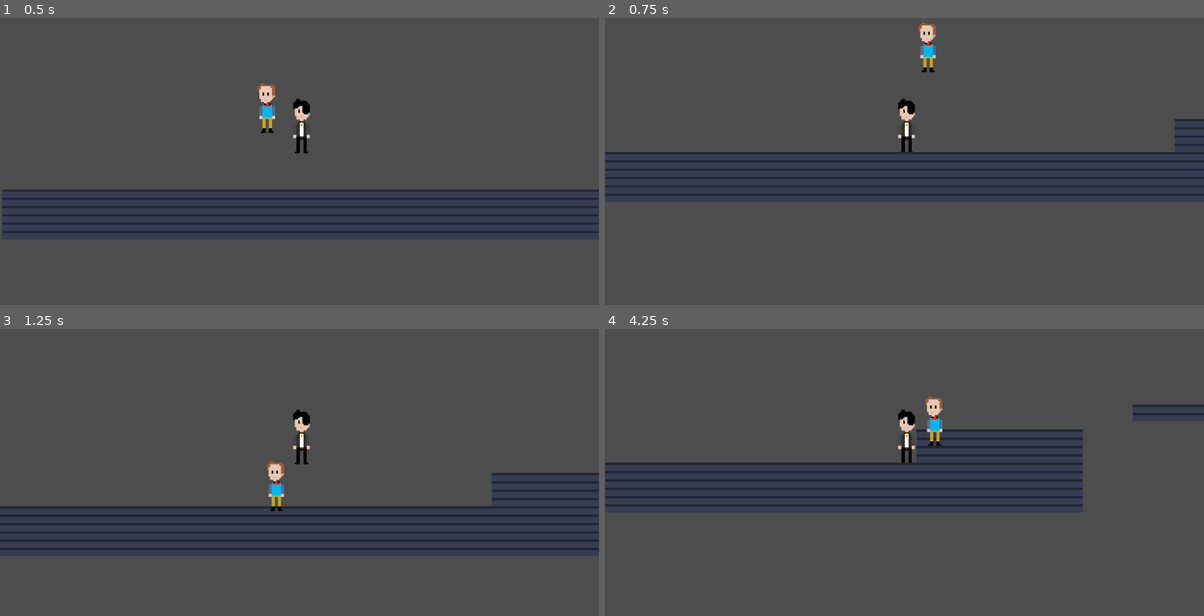
Above: before the commit, frames 1-4 (two rows, left to right).
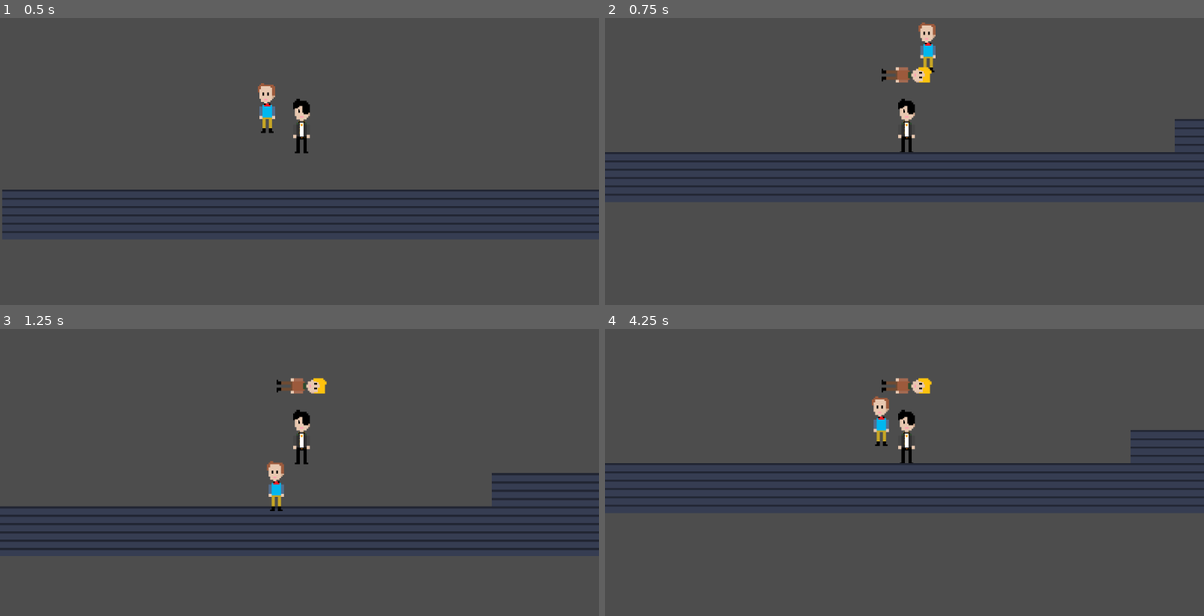
Above: after the commit, the same moments.

Repository: Jacob-Hawksley/Daydream-Game
Game: Godot game, scene res://main.tscn
Same seed, same stepped clock (60 frames per second), same inputs: the game is played once before the commit and once after it. The engine's default icon, where the game draws it, is replaced by a stand-in: a white triangle on a blue panel in a dark square.
Inputs:
- Up to frame 1 (0.5 s): no input
- Up to frame 2 (0.75 s): tap Enter at 0.5 s; hold D (right) from 0.53 s (still down); tap Z (grabthrow, bound only after the commit) at 0.6 s
- Up to frame 3 (1.25 s): keep holding D (right); tap Space (jump) at 0.77 s
- Up to frame 4 (4.25 s): tap X (sacrifice) at 1.35, 3.6 s; tap Space (jump) at 1.52, 3.02, 3.77 s; tap Z (grabthrow, bound only after the commit) at 1.55, 2.1, 2.85, 3.8 s; release D (right) at 2.03 s; hold A (left) 2.03-2.78 s; hold D (right) from 2.78 s (still down)

Frame 1 is identical in both runs. In frame 2, 0.3% of the frame differs, in the area x 46-55%, y 16-23%; in frame 3, 0.3%; in frame 4, 4.0%, in the area x 0-100%, y 16-63%.

Commit message:
Steve grab

Diff:
--- a/new-game-project/friend.gd
+++ b/new-game-project/friend.gd
@@ -24,3 +24,7 @@
 func move(pos):
 	await get_tree().create_timer(0.5).timeout
 	position = pos
+
+
+func _on_grab_body_entered(body: Node2D) -> void:
+	pass # Replace with function body.
--- /dev/null
+++ b/new-game-project/grab.gd
@@ -0,0 +1 @@
+extends Area2D
--- a/new-game-project/project.godot
+++ b/new-game-project/project.godot
@@ -45,6 +45,11 @@
 "events": [Object(InputEventKey,"resource_local_to_scene":false,"resource_name":"","device":-1,"window_id":0,"alt_press …(192 unchanged characters)…
 ]
 }
+grabthrow={
+"deadzone": 0.2,
+"events": [Object(InputEventKey,"resource_local_to_scene":false,"resource_name":"","device":-1,"window_id":0,"alt_pressed":false,"shift_pressed":false,"ctrl_pressed":false,"meta_pressed":false,"pressed":false,"keycode":0,"physical_keycode":90,"key_label":0,"unicode":122,"location":0,"echo":false,"script":null)
+]
+}
 
 [rendering]
 
--- a/new-game-project/steve.gd
+++ b/new-game-project/steve.gd
@@ -1,4 +1,18 @@
 extends RigidBody2D
-
+var grabbed = false
+var player = null
 func _process(delta: float) -> void:
+	player = get_node("../Player")
 	scale = Vector2(0.3,0.3)
+	if player.position.x > (position.x - 10) or player.position.x < (position.x + 10):
+		if Input.is_action_just_pressed("grabthrow"):
+			if not grabbed:
+				grabbed = true
+			elif grabbed:
+				grabbed = false
+	if grabbed:
+		rotation_degrees = 90
+		$CollisionShape2D.disabled = true
+		position = player.position + Vector2(0,-100)
+	else:
+		$CollisionShape2D.disabled = false
Not shown, added: new-game-project/grab.gd.uid
